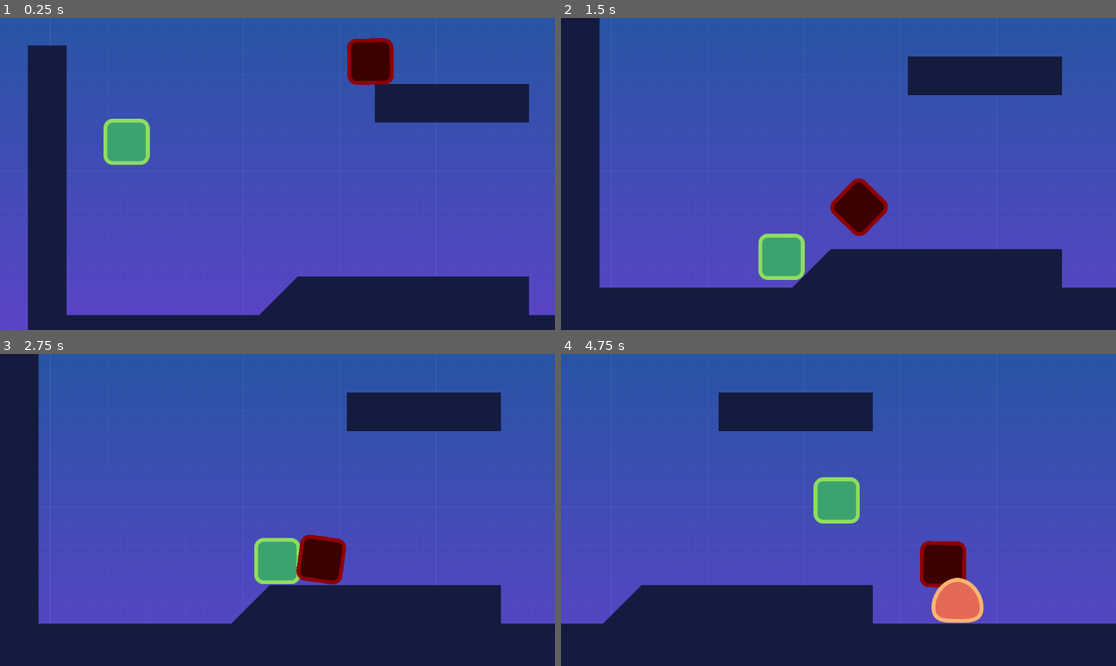
Above: before the commit, frames 1-4 (two rows, left to right).
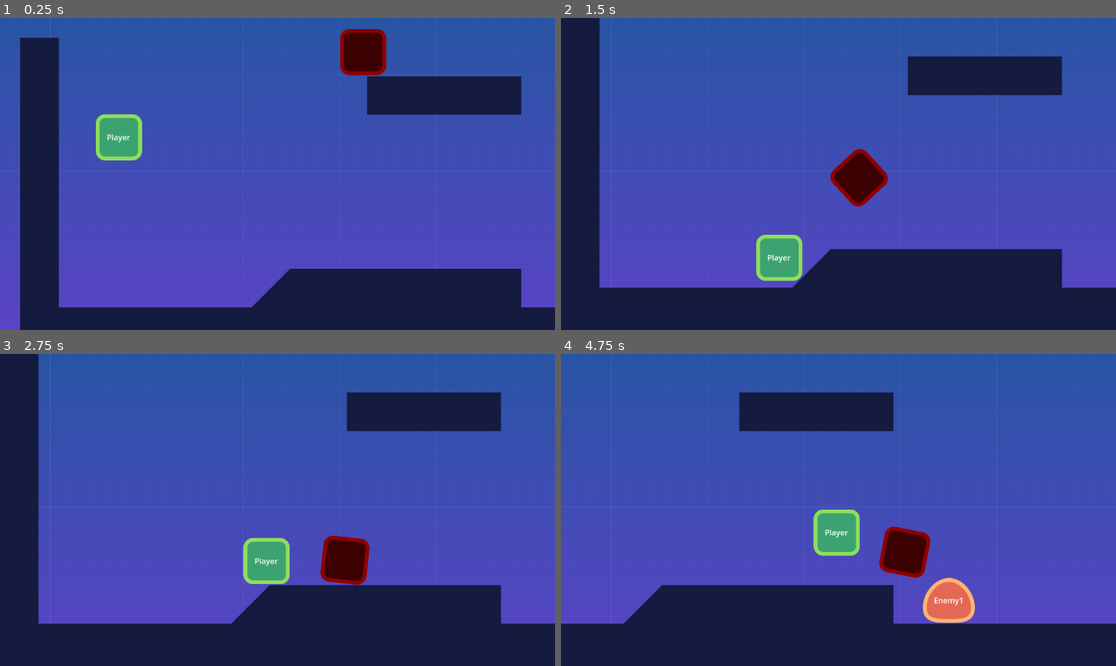
Above: after the commit, the same moments.

Repository: anatolbogun/godot-smoother-node-test-scene
Game: Godot game, scene res://src/Levels/level_template.tscn
The game is run twice, just before and just after one commit, with the same random seed, the same clock (stepped at 60 frames per second) and the same inputs.
Inputs:
- Up to frame 1 (0.25 s): no input
- Up to frame 2 (1.5 s): hold D (move_right) from 0.53 s (still down); tap A (jump) at 0.77 s
- Up to frame 3 (2.75 s): tap A (jump) at 1.52 s; release D (move_right) at 2.03 s
- Up to frame 4 (4.75 s): hold D (move_right) 2.78-4.28 s; tap A (jump) at 3.02, 3.77, 4.52 s

The runs differ from the first frame. In frame 1, 8.9% of the frame differs, in the area x 3-100%, y 3-100%; in frame 2, 2.3%; in frame 3, 2.3%; in frame 4, 6.7%.
Error before the commit: Trying to assign an array of type "Array" to a variable of type "Array[Node]". (res://src/Levels/smoother.gd:230)
Error after the commit: Trying to assign an array of type "Array" to a variable of type "Array[Node]". (res://src/Levels/smoother.gd:242)

Commit message:
cleanup, comments

Diff:
--- a/project.godot
+++ b/project.godot
@@ -64,3 +64,7 @@
 2d_physics/layer_2="enemies"
 2d_physics/layer_3="items"
 2d_physics/layer_4="world"
+
+[physics]
+
+common/physics_ticks_per_second=13
--- a/src/Actors/actor.gd
+++ b/src/Actors/actor.gd
@@ -3,45 +3,39 @@
 
 @export var max_velocity: = Vector2(300, 1000)
 @export var gravity: = Vector2(0, 3000)
-@export var local_smoothed: = false # apply local smoothing to compare with smoother node results
-
-var previous_physics_position
 
 signal screen_entered
 signal screen_exited
 
-# TO DO:
-# Better to automatically add a VisibleOnScreenNotifier2D in _ready and hook it up by code
-# otherwise this'll get tedious and I'll probably forget this half the time.
-
+# Note: For performance improvement, it may be advantageous to create and hook up a
+# VisibleOnScreenNotifier2D via code if all/most moveable sprites extend this class, rather than
+# having to remember to add one in the GUI node tree every time.
 
 func _ready() -> void:
-	pass
+	print("ready: ", name)
+	if $Label: $Label.text = name
 
 
 func _enter_tree() -> void:
-	previous_physics_position = position
-
+	# For performance improvement via the Smoother.excludes array:
+	# The VisibleOnScreenNotifier2D signal on_screen_entered fires automatically, but not so the
+	# on_screen_exited signal, so we also want to know at this point what nodes are not on screen.
+	# (This can be ignored for performance improvements via the Smoother.includes array.)
 	if !$VisibleOnScreenNotifier2D.is_on_screen():
-		# onScreenEntered seems to fire automatically, but we also want to know at this point what
-		# nodes are not on screen so that we can implement some performance improvements
-		emit_signal("screen_exited", self)
+		_on_screen_exited()
 
 
 func _exit_tree() -> void:
-	emit_signal("screen_exited", self)
-
-
-func _process(_delta: float) -> void:
-	if local_smoothed:
-		position = previous_physics_position + velocity * get_physics_process_delta_time() * Engine.get_physics_interpolation_fraction() #interpolation test
+	# For performance improvements (either method):
+	# The VisibleOnScreenNotifier2D does not automatically emit the screen_exited signal when a node
+	# exits the tree, so we better emit this manually to update the Smoother includes or excludes
+	# array.
+	_on_screen_exited()
 
 
 func _physics_process(_delta: float) -> void:
-	if local_smoothed: position = previous_physics_position # interpolation test
 	velocity = velocity.clamp(-max_velocity, max_velocity)
 	move_and_slide()
-	if local_smoothed: previous_physics_position = position #interpolation test
 
 
 func _on_screen_entered() -> void:
--- a/src/Actors/enemy.gd
+++ b/src/Actors/enemy.gd
@@ -14,9 +14,9 @@
 
 
 func _physics_process(delta: float) -> void:
-	super(delta)
-
 	velocity += gravity * delta
 
 	if is_on_wall():
 		velocity.x *= -1.0
+
+	super(delta)
--- a/src/Actors/enemy.tscn
+++ b/src/Actors/enemy.tscn
@@ -22,6 +22,13 @@
 position = Vector2(0, -48)
 texture = ExtResource("1_v36i4")
 
+[node name="Label" type="Label" parent="."]
+offset_left = -48.0
+offset_top = -96.0
+offset_right = 48.0
+horizontal_alignment = 1
+vertical_alignment = 1
+
 [node name="CollisionShape2D" type="CollisionShape2D" parent="."]
 position = Vector2(0, -37.5)
 shape = SubResource("RectangleShape2D_bw107")
--- a/src/Actors/player.gd
+++ b/src/Actors/player.gd
@@ -1,20 +1,4 @@
 extends Actor
-
-# Notes:
-# - better than polling input events on every frame it should be better to use
-#   func _unhandled_input(event: InputEvent) -> void: (try to change this)
-# - I don't think it's a good idea to check stomp both in enemy and player
-#   because it doesn't seem to be precise. e.g. it's possible for the player to
-#   get a stomp impulse even if the enemy didn't die. Maybe instead the dying
-#   enemy should emit a signal (either directly to the player or to a player
-#   group) that tells the player that the enemy was killed successfully and the
-#   stomp impulse happens only then (try to change this)
-# - I'd be also cautious with checking the stomp (where the enemy dies) and the
-#   the collision (where the player dies) using separate Area2D with collision
-#   shapes. On low performance devices it may be conceivable that when multiple
-#   frames are skipped, the player bypasses the enemy's StompDetector and dies
-#   instead. But this may not be a problem in _physics_process which promises to
-#   be called very regularly and code in there is automatically threaded.
 
 @export var stomp_impulse: = 1000.0
 
@@ -25,20 +9,25 @@
 
 func _ready() -> void:
 	super()
-	$Label.text = name
+
+	# the portal will simply teleport the player back to the original position
 	origin = position
 
 
-func _on_enemy_detector_area_entered(area: Area2D) -> void:
+func _on_node_detector_area_entered(area: Area2D) -> void:
 	if area.is_in_group("portals"):
+		# Emitting teleport_started will call $Smoother.reset_node(node) in the level code so that
+		# the teleported sprite position isn't interpolated during a teleport.
 		emit_signal("teleport_started", self)
+
+		# Teleport the player back to the original start position and reset the velocity.
 		position = origin
 		velocity = Vector2.ZERO
 	else:
 		velocity = calculate_stomp_velocity(stomp_impulse)
 
 
-func _on_enemy_detector_body_entered(body: Node2D) -> void:
+func _on_node_detector_body_entered(body: Node2D) -> void:
 	if body.is_in_group("enemies"):
 		get_tree().reload_current_scene()
 
--- a/src/Actors/player.tscn
+++ b/src/Actors/player.tscn
@@ -18,16 +18,16 @@
 position = Vector2(0, -48.5)
 scale = Vector2(5.1, 5.05)
 
+[node name="Player" type="Sprite2D" parent="."]
+position = Vector2(0, -48)
+texture = ExtResource("1_8a4pw")
+
 [node name="Label" type="Label" parent="."]
 offset_left = -48.0
 offset_top = -96.0
 offset_right = 48.0
 horizontal_alignment = 1
 vertical_alignment = 1
-
-[node name="Player" type="Sprite2D" parent="."]
-position = Vector2(0, -48)
-texture = ExtResource("1_8a4pw")
 
 [node name="CollisionShape2D" type="CollisionShape2D" parent="."]
 position = Vector2(0, -42)
@@ -46,17 +46,17 @@
 drag_left_margin = 0.0
 drag_right_margin = 0.0
 
-[node name="EnemyDetector" type="Area2D" parent="."]
+[node name="NodeDetector" type="Area2D" parent="."]
 collision_layer = 0
 collision_mask = 6
 monitorable = false
 
-[node name="CollisionShape2D" type="CollisionShape2D" parent="EnemyDetector"]
+[node name="CollisionShape2D" type="CollisionShape2D" parent="NodeDetector"]
 modulate = Color(0.2075, 0, 0.83, 1)
 position = Vector2(0, -43)
 shape = SubResource("RectangleShape2D_dupx4")
 
 [connection signal="screen_entered" from="VisibleOnScreenNotifier2D" to="." method="_on_screen_entered"]
 [connection signal="screen_exited" from="VisibleOnScreenNotifier2D" to="." method="_on_screen_exited"]
-[connection signal="area_entered" from="EnemyDetector" to="." method="_on_enemy_detector_area_entered"]
-[connection signal="body_entered" from="EnemyDetector" to="." method="_on_enemy_detector_body_entered"]
+[connection signal="area_entered" from="NodeDetector" to="." method="_on_node_detector_area_entered"]
+[connection signal="body_entered" from="NodeDetector" to="." method="_on_node_detector_body_entered"]
--- a/src/Levels/level_template.gd
+++ b/src/Levels/level_template.gd
@@ -5,17 +5,26 @@
 	$"Player/Camera2D".limit_right = $TileMap.get_used_rect().end.x * $TileMap.tile_set.tile_size.x
 
 
-func _on_node_teleport_started(node) -> void:
+func _on_node_teleport_started(node: Node) -> void:
+	print("teleporting: ", node.name)
 	$Smoother.reset_node(node)
 
 
 func _on_node_screen_entered(node:Node) -> void:
-	var excludes = $Smoother.remove_exclude_node(node)
+	# method 1: keep default Smoother settings and exclude off-screen nodes
+	$Smoother.remove_exclude_node(node)
+
+	# method 2: set Smoother to smooth_parent: false, recursive: false and include on-screen nodes
+#	$Smoother.add_include_node(node)
+
 	print("smoothed nodes: ", $Smoother.smoothed_nodes.map(func (node:Node): return node.name))
-#	print("_positions: ", $Smoother._positions.keys().map(func (key:Node): return key.name))
 
 
 func _on_node_screen_exited(node:Node) -> void:
-	var excludes = $Smoother.add_exclude_node(node)
+	# method 1: keep default Smoother settings and exclude off-screen nodes
+	$Smoother.add_exclude_node(node)
+
+	# method 2: set Smoother to smooth_parent: false, recursive: false and include on-screen nodes
+#	$Smoother.remove_include_node(node)
+
 	print("smoothed nodes: ", $Smoother.smoothed_nodes.map(func (node:Node): return node.name))
-#	print("_positions: ", $Smoother._positions.keys().map(func (key:Node): return key.name))
--- a/src/Levels/smoother.gd
+++ b/src/Levels/smoother.gd
@@ -38,20 +38,32 @@
 # - The excludes option ignores nodes that would otherwise be covered by other Smoother options,
 #   even when the same nodes are listed in includes.
 # - Collision detection still happens in the _physics_process, so if the physics_ticks_per_second
-#   in the project settings are too low you may experience seemingly incorrect or punishing
-#   collision detection. The default 60 physics_ticks_per_second should a good value. To test this
+#   value in the project settings is too low you may experience seemingly incorrect or punishing
+#   collision detection. The default 60 physics_ticks_per_second should a good choice. To test this
 #   node you may want to temporarily reduce physics ticks to a lower value and toggle this node on
 #   and off.
 # - The code will keep this node as the first child of the parent node because its _physics_process
-#   and _process code must be applied before any other nodes.
+#   and _process code must run before any other nodes.
 # - When smooth_parent is enabled the process_priority will be kept at a lower value than the
 #   parent's, i.e. it will be processed earlier.
-# - When teleporting a sprite you may want to call reset(node) for the affected sprite/s, otherwise
-#   a teleport (changing the sprite's position) may not work as expected.
-# - For large levels you may want to optimise things (as you probably should regardless of using the
-#   Smoother node). A good approach would be to use the VisibleOnScreenNotifier2D to update the
-#   excludes array so that it contains all off-screen nodes that would otherwise be smoothed. Since
-#   excludes overwrite all other Smoother options this is the safest option.
+# - When teleporting a sprite you may want to call reset_node(node) or reset_node_path(path) for the
+#   affected sprite/s, otherwise a teleport (changing the position) may not work as expected.
+# - Performance optimisations: For large levels you may want to optimise things (as you probably
+#   should regardless of using the Smoother node). A good approach would be to use the
+#   VisibleOnScreenNotifier2D to update the includes or excludes array:
+#   1. Add all off-screen moveable nodes to excludes ($Smoother.add_exclude_node(node)) and remove
+#      them when they come on-screen ($Smoother.remove_exclude_node(node)). Since excludes overwrite
+#      all other Smoother options this is the most flexible option. One caveat is that on entering
+#      the tree, the $VisibleOnScreenNotifier2D does not fire the screen_exited signal, so you may
+#      have to emit this in a Node's func _enter_tree via $VisibleOnScreenNotifier2D.is_on_screen().
+#   2. Add all on-screen moveable nodes to includes ($Smoother.add_include_node(node)) and remove
+#      them when they come off-screen ($Smoother.remove_include_node(node)). Since includes adds
+#      nodes but does not interfere with other options you probably should set the smooth_parent and
+#      recursive options to false. On entering the tree, the VisibleOnScreenNotifier2D
+#      automatically fires the screen_entered signal, so nothing needs to be done.
+#   For both methods it's probably a good idea to emit the screen_exited signal on _exit_tree.
+#   You can always check the currently smoothed nodes, e.g.
+#   print("smoothed nodes: ", $Smoother.smoothed_nodes.map(func (node:Node): return node.name))
 # - For easier understanding of the code, consider:
 #	_positions[node][0] is the origin position
 #	_positions[node][1] is the target position
@@ -91,7 +103,7 @@
 		var parent: = get_parent()
 		return _get_physics_process_nodes(parent, !smooth_parent) if parent != null else []
 
-var _positions := {}
+var _positions: = {}
 var _physics_process_nodes:Array[Node]
 var _physics_process_just_updated: = false
 
@@ -115,42 +127,42 @@
 
 
 # add a Node to the includes Array[NodePath]
-func add_include_node(node:Node) -> Array:
+func add_include_node(node:Node) -> Array[NodePath]:
 	return add_include_path(get_path_to(node))
 
 
 # add a NodePath to the includes Array[NodePath]
-func add_include_path(path:NodePath) -> Array:
+func add_include_path(path:NodePath) -> Array[NodePath]:
 	return _add_unique_to_array(includes, path)
 
 
 # remove a Node from the includes Array[NodePath]
-func remove_include_node(node:Node) -> Array:
+func remove_include_node(node:Node) -> Array[NodePath]:
 	return remove_include_path(get_path_to(node))
 
 
 # remove a NodePath from the includes Array[NodePath]
-func remove_include_path(path:NodePath) -> Array:
+func remove_include_path(path:NodePath) -> Array[NodePath]:
 	return _remove_all_from_array(includes, path)
 
 
 # add a Node to the excludes Array[NodePath]
-func add_exclude_node(node:Node) -> Array:
+func add_exclude_node(node:Node) -> Array[NodePath]:
 	return add_exclude_path(get_path_to(node))
 
 
 # add a NodePath to the excludes Array[NodePath]
-func add_exclude_path(path:NodePath) -> Array:
+func add_exclude_path(path:NodePath) -> Array[NodePath]:
 	return _add_unique_to_array(excludes, path)
 
 
 # remove a Node from the excludes Array[NodePath]
-func remove_exclude_node(node:Node) -> Array:
+func remove_exclude_node(node:Node) -> Array[NodePath]:
 	return remove_exclude_path(get_path_to(node))
 
 
 # remove a NodePath from the excludes Array[NodePath]
-func remove_exclude_path(path:NodePath) -> Array:
+func remove_exclude_path(path:NodePath) -> Array[NodePath]:
 	return _remove_all_from_array(excludes, path)
 
 
